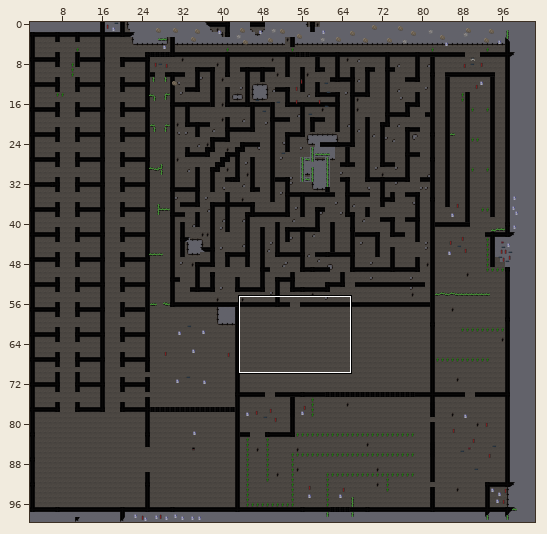
Two versions of a level (Tiled map (JSON), public/maps/b_karteship.tmj). Above: a wide view before the commit, with the close-up outlined.
Close-up. First the earlier version:
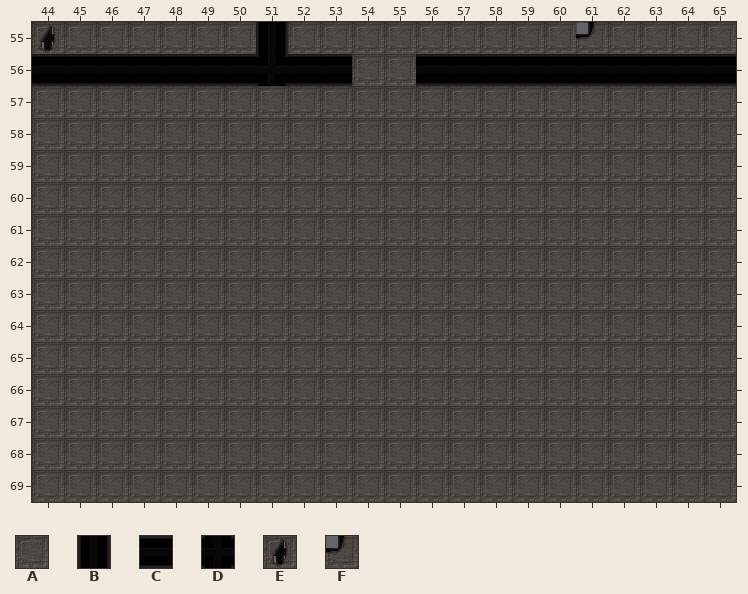
Cells are 32x32 px. Shown: x 44..65, y 55..69. The commit also changed other parts of the map, which this record leaves out.
Key: from "ship": A 0, B 1, C 2, D 3, E 4, F 11.
_ is an empty cell.
Objects are placed by their top-left corner, in cells (3,4 is the top-left corner of cell 3,4); size is 1x1 cell unless given.
Layer "Tile Layer 1" before, first column x 44:
55 EAAAAAABAAAAAAAAAFAAAA
56 CCCCCCCDCCAACCCCCCCCCC
57 AAAAAAAAAAAAAAAAAAAAAA
58 AAAAAAAAAAAAAAAAAAAAAA
59 AAAAAAAAAAAAAAAAAAAAAA
60 AAAAAAAAAAAAAAAAAAAAAA
61 AAAAAAAAAAAAAAAAAAAAAA
62 AAAAAAAAAAAAAAAAAAAAAA
63 AAAAAAAAAAAAAAAAAAAAAA
64 AAAAAAAAAAAAAAAAAAAAAA
65 AAAAAAAAAAAAAAAAAAAAAA
66 AAAAAAAAAAAAAAAAAAAAAA
67 AAAAAAAAAAAAAAAAAAAAAA
68 AAAAAAAAAAAAAAAAAAAAAA
69 AAAAAAAAAAAAAAAAAAAAAA
The result:
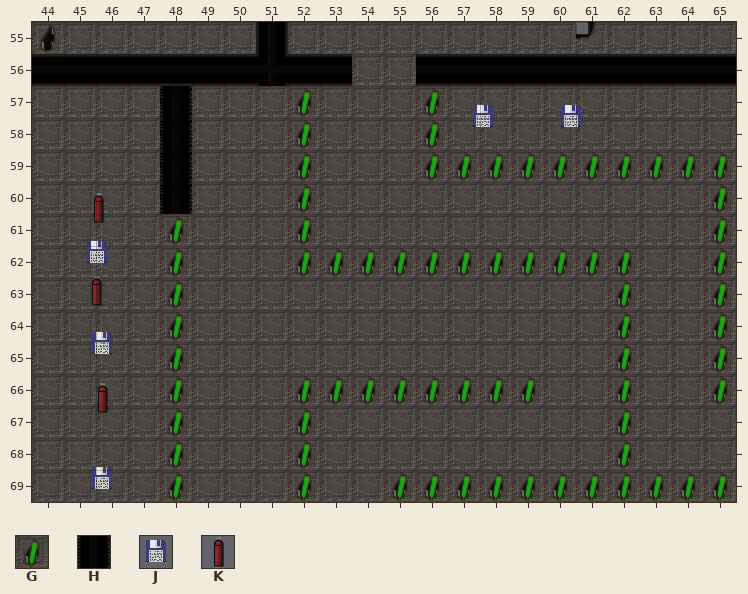
Further tiles: from "ship": G 17, H 18, J 56, K 62.
Change:
Changed rows in their new state; . is an unchanged cell.
Layer "Tile Layer 1":
first column x 48:
57 H...G...G.........
58 H...G...G.........
59 H...G...GGGGGGGGGG
60 H...G............G
61 G...G............G
62 G...GGGGGGGGGGG..G
63 G.............G..G
64 G.............G..G
65 G.............G..G
66 G...GGGGGGGG..G..G
67 G...G.........G...
68 G...G.........G...
69 G...G..GGGGGGGGGGG
Layer "Object Layer 1":
added: J at 57.6,57.5
added: J at 60.3,57.5
added: K at 45.5,60.3
added: J at 45.5,61.7
added: K at 45.5,62.9
added: J at 45.7,64.6
added: K at 45.7,66.2
added: J at 45.7,68.8
Changed places in both close-ups, as pixel boxes (x1, y1, x2, y2):
changed: (160, 86, 192, 502)
changed: (296, 88, 728, 502)
added: (94, 193, 104, 223)
added: (87, 241, 107, 263)
added: (92, 276, 102, 306)
added: (92, 332, 112, 354)
added: (98, 383, 108, 413)
added: (92, 467, 112, 489)
